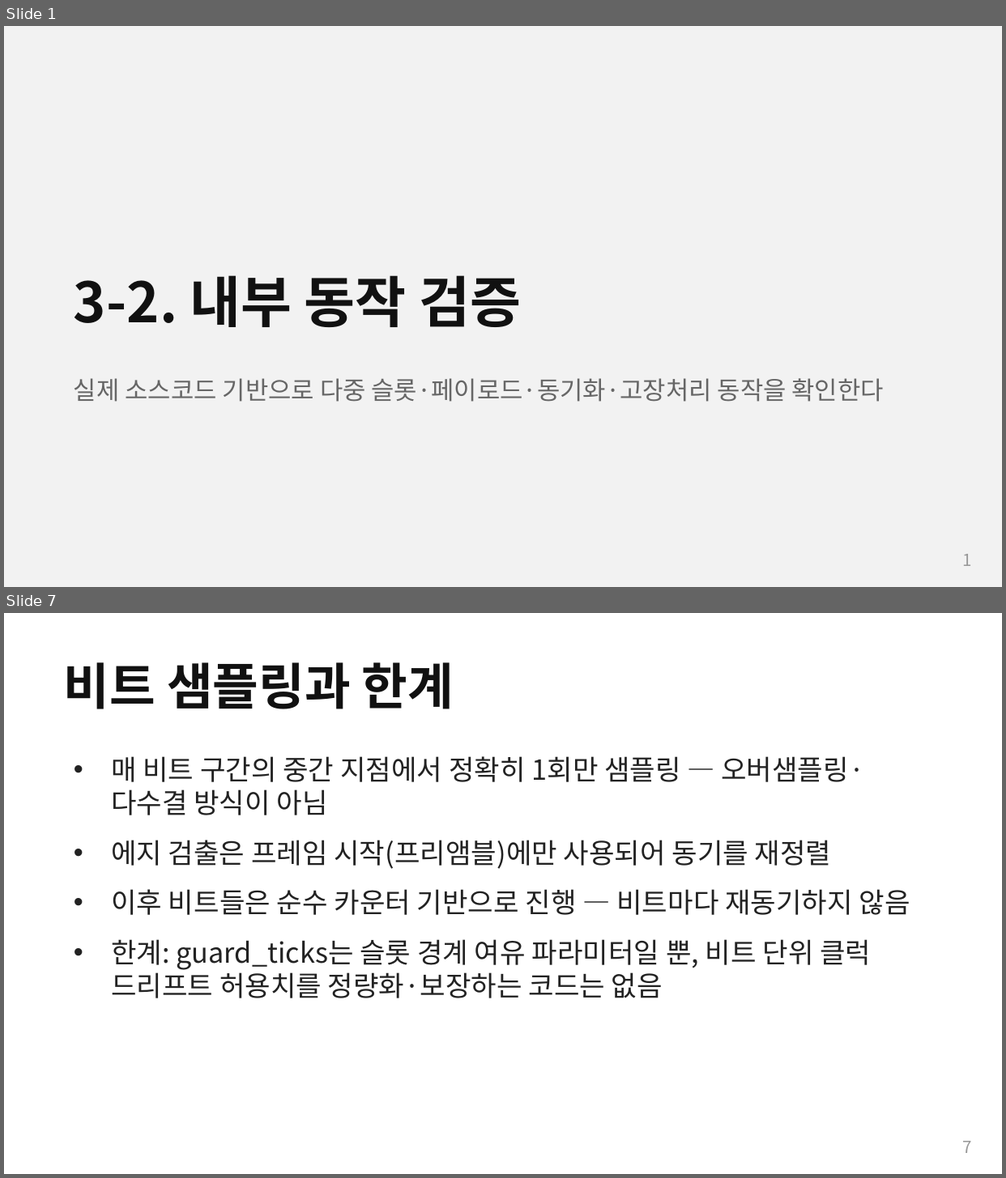
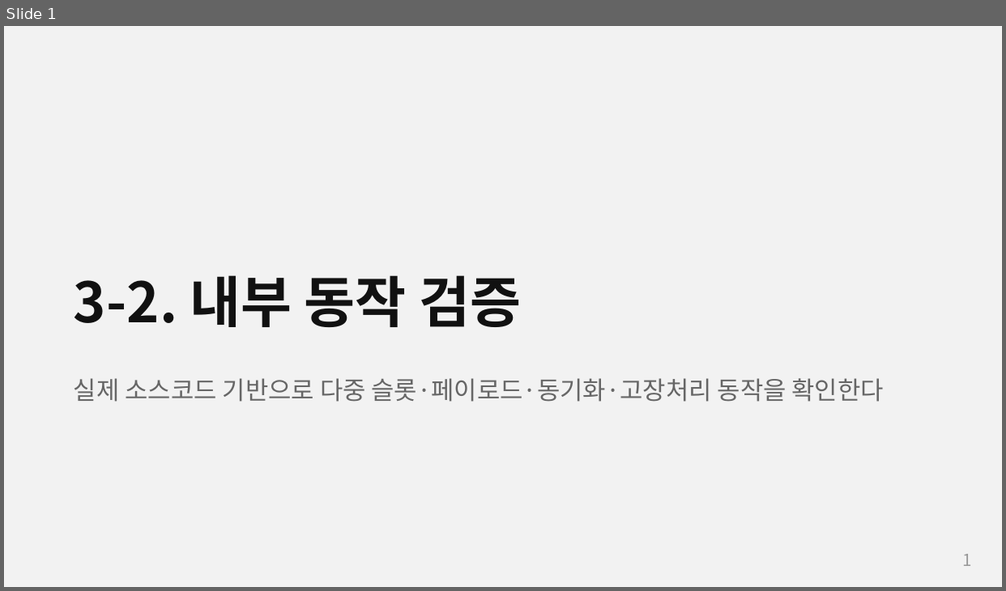
Before and after one commit to Woodong02/SoC_Design_and_Programming, a slide deck: section3_part2_internals.pptx. Shown one above the other, each under a label of ours: slides 1 and 7 before the commit, slide 1 after it; the slides between them are not shown. The pictures are 1006x1178 and 1006x591 pixels, drawn with LibreOffice and Linux fonts; fonts in the diff are those of the drawing. Boxes give left, top, right and bottom in pixels: in the first picture for what was removed or moved away, otherwise in the second. Text is boxed around its words. In the diff, an @@ line names an element or a change of style, - is before the commit and + after.

```diff
--- a/section3_part2_internals.pptx
+++ b/section3_part2_internals.pptx
@@ slide 7 removed at <box>4,613,1002,1174</box>, background #FFFFFF @@
@@ text removed at <box>64,662,454,709</box> @@
-비트 샘플링과 한계
@@ text removed at <box>111,756,910,999</box> @@
-• 매 비트 구간의 중간 지점에서 정확히 1회만 샘플링 — 오버샘플링·다수결 방식이 아님
-• 에지 검출은 프레임 시작(프리앰블)에만 사용되어 동기를 재정렬
-• 이후 비트들은 순수 카운터 기반으로 진행 — 비트마다 재동기하지 않음
-• 한계: guard_ticks는 슬롯 경계 여유 파라미터일 뿐, 비트 단위 클럭 드리프트 허용치를 정량화·보장하는 코드는 없음
@@ text removed at <box>963,1141,972,1153</box> @@
-7
```
Also in this commit, not shown: 5 slides changed, 2 slides added, 3 other slides removed, 5 other files.
